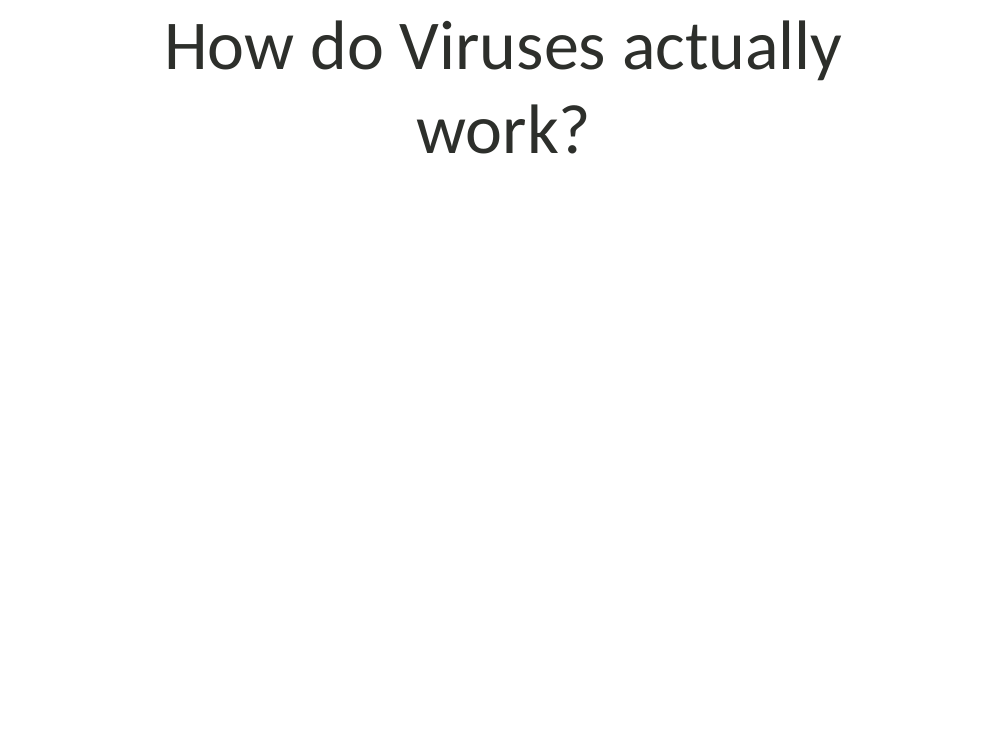
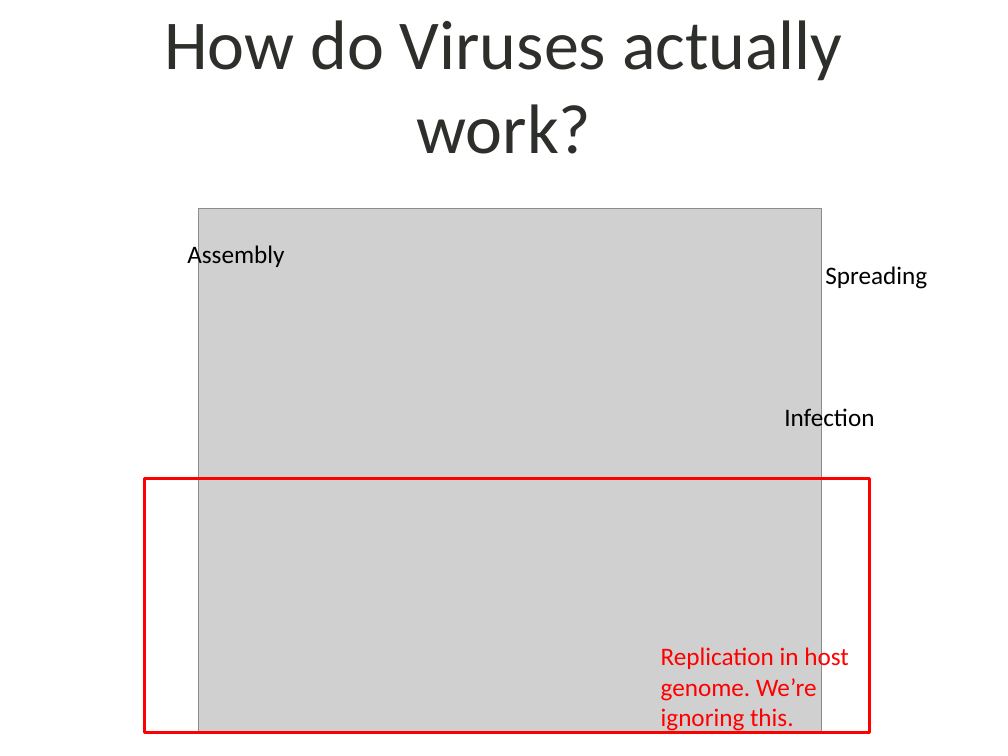
Before and after one commit to shankl/EvoComp_FinalProject, a slide deck: slide 3 of presentation.pptx. Drawn at 1008x756 pixels with LibreOffice and Linux fonts; fonts in the diff are those of the drawing; grey boxes stand for pictures; background and template pictures are left out. Boxes give left, top, right and bottom in pixels: in the first picture for what was removed or moved away, otherwise in the second. Text is boxed around its words. In the diff, an @@ line names an element or a change of style, - is before the commit and + after.

Commit message:
progress on presentation

```diff
--- a/presentation.pptx
+++ b/presentation.pptx
@@ picture added at (x1=199, y1=209, x2=822, y2=733) @@
@@ text added at (x1=187, y1=243, x2=284, y2=270), 18 pt, text #000000 @@
+Assembly
@@ text added at (x1=825, y1=266, x2=927, y2=289), 18 pt, text #000000 @@
+Spreading
@@ text added at (x1=784, y1=406, x2=874, y2=433), 18 pt, text #000000 @@
+Infection
@@ rectangle added at (x1=145, y1=479, x2=870, y2=733), outline #FF0000 2.25 pt @@
@@ text added at (x1=661, y1=645, x2=849, y2=732), 18 pt, text #FF0000 @@
+Replication in host genome. We’re ignoring this.
```
Also in this commit, not shown: 6 other slides changed, 3 slides added.
